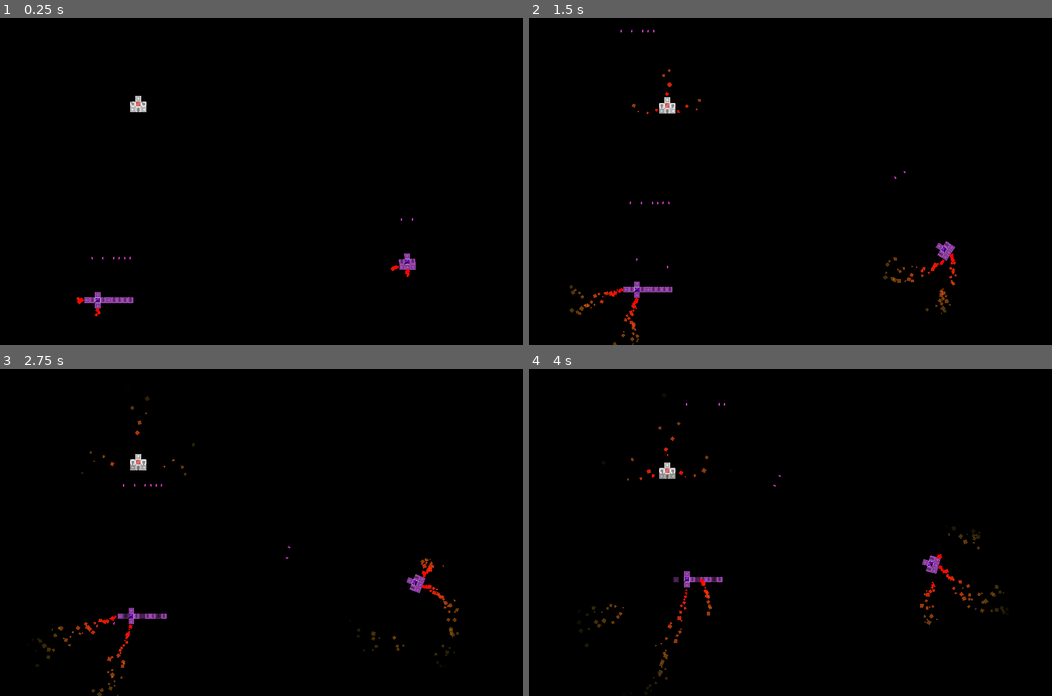
Above: before the commit, frames 1-4 (two rows, left to right).
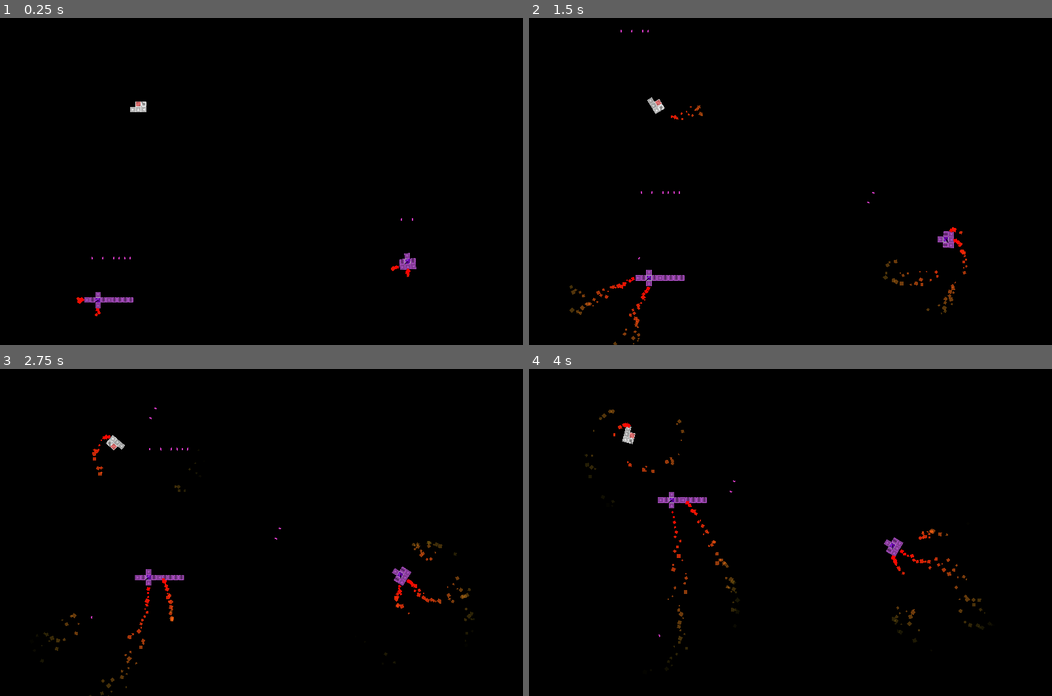
Above: after the commit, the same moments.

Repository: lucasericsson222/ModularSpaceships
Game: Godot game, scene res://Space.tscn
Same seed, same stepped clock (60 frames per second), same inputs: the game is played once before the commit and once after it.
Inputs (mouse positions are in pixels of both pictures, inside the frame that each line leads up to):
- Up to frame 1 (0.25 s): no input
- Up to frame 2 (1.5 s): tap Enter at 0.5 s; move the mouse to (623, 299) at 0.52 s; hold D 0.53-1.28 s; tap Space at 0.6, 0.77, 1.07, 1.35 s; click (623, 299) at 0.67 s; move the mouse to (633, 299) at 1.27 s; hold S from 1.28 s (still down); click (633, 299) at 1.42 s
- Up to frame 3 (2.75 s): tap Space at 1.52, 1.82, 2.1 s; move the mouse to (120, 630) at 2.02 s; release S at 2.03 s; hold D from 2.03 s (still down); click (120, 630) at 2.17 s
- Up to frame 4 (4 s): move the mouse to (675, 614) at 2.77 s; release D at 2.78 s; hold W 2.78-3.53 s; tap Space at 2.85, 3.02, 3.32, 3.6, 3.77 s; click (675, 614) at 2.92 s; move the mouse to (701, 594) at 3.52 s; hold A from 3.53 s (still down); click (701, 594) at 3.67 s

The runs differ from the first frame. In frame 1, 0.2% of the frame differs, in the area x 15-80%, y 23-90%; in frame 2, 1.6%; in frame 3, 2.0%; in frame 4, 2.1%, in the area x 10-91%, y 10-98%.

Commit message:
Cutting off arms working

Diff:
--- a/SpaceshipModule/Core/Core.gd
+++ b/SpaceshipModule/Core/Core.gd
@@ -30,5 +30,4 @@
 	var modules = get_children()
 	for m in modules:
 		if m.has_method("setHealth"):
-			if (m.global_position - global_position).length() <= 61:
-				m.markNeighbors()
+			m.mark = false
--- a/SpaceshipModule/Core/Core.tscn
+++ b/SpaceshipModule/Core/Core.tscn
@@ -1,9 +1,8 @@
-[gd_scene load_steps=7 format=2]
+[gd_scene load_steps=6 format=2]
 
 [ext_resource path="res://SpaceshipModule/Core/Core.gd" type="Script" id=1]
 [ext_resource path="res://SpaceshipModule/Core/Sprites/core.png" type="Texture" id=2]
 [ext_resource path="res://SpaceshipModule/Thruster/Thruster.tscn" type="PackedScene" id=3]
-[ext_resource path="res://SpaceshipModule/Gun/StationaryGun/StationaryGun.tscn" type="PackedScene" id=4]
 [ext_resource path="res://SpaceshipModule/Gun/TurningTurret/TurningTurret.tscn" type="PackedScene" id=5]
 
 [sub_resource type="RectangleShape2D" id=1]
@@ -28,8 +27,7 @@
 rotation = -1.5708
 
 [node name="Thruster4" parent="." instance=ExtResource( 3 )]
-position = Vector2( 0, -60 )
-rotation = 3.14159
+position = Vector2( 0, 60 )
 
 [node name="CollisionShape2D" type="CollisionShape2D" parent="."]
 z_index = 2
@@ -40,12 +38,5 @@
 position = Vector2( -0.337006, 0 )
 texture = ExtResource( 2 )
 
-[node name="CollisionShape2D2" parent="." instance=ExtResource( 4 )]
-position = Vector2( 0, 60 )
-rotation = 3.14159
-
-[node name="CollisionShape2D3" parent="." instance=ExtResource( 5 )]
-position = Vector2( -60, 0 )
-
 [node name="CollisionShape2D4" parent="." instance=ExtResource( 5 )]
 position = Vector2( 60, 0 )
--- a/SpaceshipModule/EvilCore/EvilCore.gd
+++ b/SpaceshipModule/EvilCore/EvilCore.gd
@@ -5,7 +5,7 @@
 # var a = 2
 # var b = "text"
 
-var mark
+var mark = false
 # Called when the node enters the scene tree for the first time.
 func _ready():
 	collision_layer = 0b0000000000000110
@@ -13,8 +13,8 @@
 	var modules = get_children()
 	for m in modules:
 		if m.has_method("setHealth"):
-			m.setHealth(2.0)
-			m.setTotalHealth(2.0)
+			m.setHealth(1.0)
+			m.setTotalHealth(1.0)
 			m.defaultModulate = Color.mediumorchid
 			m.currentModulate = Color.mediumorchid
 
@@ -22,10 +22,9 @@
 	mark = true
 	var modules = get_children()
 	for m in modules:
-		if m.has_method("setHealth"):
-			if (m.global_position - global_position).length() <= 60:
+		if m.has_method("markNeighbors"):
+			if round(m.global_position.distance_to(global_position)) <= 60:
 				m.markNeighbors()
-
 
 func _process(delta):
 	var modules = get_children()
--- a/SpaceshipModule/Gun/Gun.gd
+++ b/SpaceshipModule/Gun/Gun.gd
@@ -13,6 +13,7 @@
 	event.scancode = KEY_SPACE
 	event.pressed = false
 	InputMap.action_add_event("Gun" + String(get_instance_id()), event)
+	._ready()
 
 func _process(_delta):
 	if (Input.is_action_pressed("Gun" + String(get_instance_id()))):
--- a/SpaceshipModule/SpaceshipModule.gd
+++ b/SpaceshipModule/SpaceshipModule.gd
@@ -20,11 +20,17 @@
 	health -= 1
 	currentModulate = defaultModulate.darkened((totalHealth-health)/totalHealth)
 	if health <= 0:
-		if get_parent().has_method("markChildren"):
-			get_parent().markChildren()
-		for m in get_parent().get_children():
+		var old_parent = get_parent()
+		get_parent().remove_child(self)
+		if old_parent.has_method("markChildren"):
+			old_parent.markChildren()
+		for m in old_parent.get_children():
 			if m.has_method("destroyIfNotMarked"):
 				m.destroyIfNotMarked()
+		for m in old_parent.get_children():
+			if m.has_method("markNeighbors"):
+				m.mark = false
+		old_parent.mark = false
 		queue_free()
 
 
@@ -59,17 +65,16 @@
 	else:
 		$Sprite.modulate = currentModulate
 
-# Called every frame. 'delta' is the elapsed time since the previous frame.
-#func _process(delta):
-#	pass
 func markNeighbors():
 	if mark:
 		return
 	mark = true
-	for m in get_parent().get_children():
+	var modules = get_parent().get_children()
+	for m in modules:
 		if m.has_method("markNeighbors"):
-			if (m.global_position - global_position).length() <= 61:
-
+			if m.mark:
+				continue
+			if round(m.global_position.distance_to(global_position)) <= 60:
 				m.markNeighbors()
 
 func destroyIfNotMarked():
--- a/SpaceshipModule/Thruster/Thruster.gd
+++ b/SpaceshipModule/Thruster/Thruster.gd
@@ -2,16 +2,34 @@
 
 export var myposition = Vector2(0,0)
 var thrustersOn = false
-export var impulse_strength = 2 # if need to increase thruster speed
+export var impulse_strength = 4 # if need to increase thruster speed
+var hits = 0
 func _ready():
 	InputMap.add_action("Thruster" + String(get_instance_id()))
-	var event = InputEventKey.new()
-	var myscancode = KEY_SPACE
-	if rotation_degrees == 0:
-		myscancode = KEY_W
-	event.scancode = myscancode
-	event.pressed = false
-	InputMap.action_add_event("Thruster" + String(get_instance_id()), event)
+	if !get_parent().is_in_group("Evil"):
+		var event = InputEventKey.new()
+		var myscancode = KEY_SPACE
+		hits += 1
+
+		if round(transform.x.x) == 1: # up
+			myscancode = KEY_W
+		if round(transform.x.y) == 1: #right
+			if position.y > 0:
+				myscancode = KEY_A
+			else:
+				myscancode = KEY_D
+		if round(transform.x.y) == -1: # left
+			if position.y > 0:
+				myscancode = KEY_D
+			else:
+				myscancode = KEY_A
+		if round(transform.x.x) == -1:
+			myscancode = KEY_S
+
+		event.scancode = myscancode
+		event.pressed = false
+		InputMap.action_add_event("Thruster" + String(get_instance_id()), event)
+	._ready()
 
 func _physics_process(_delta):
 
